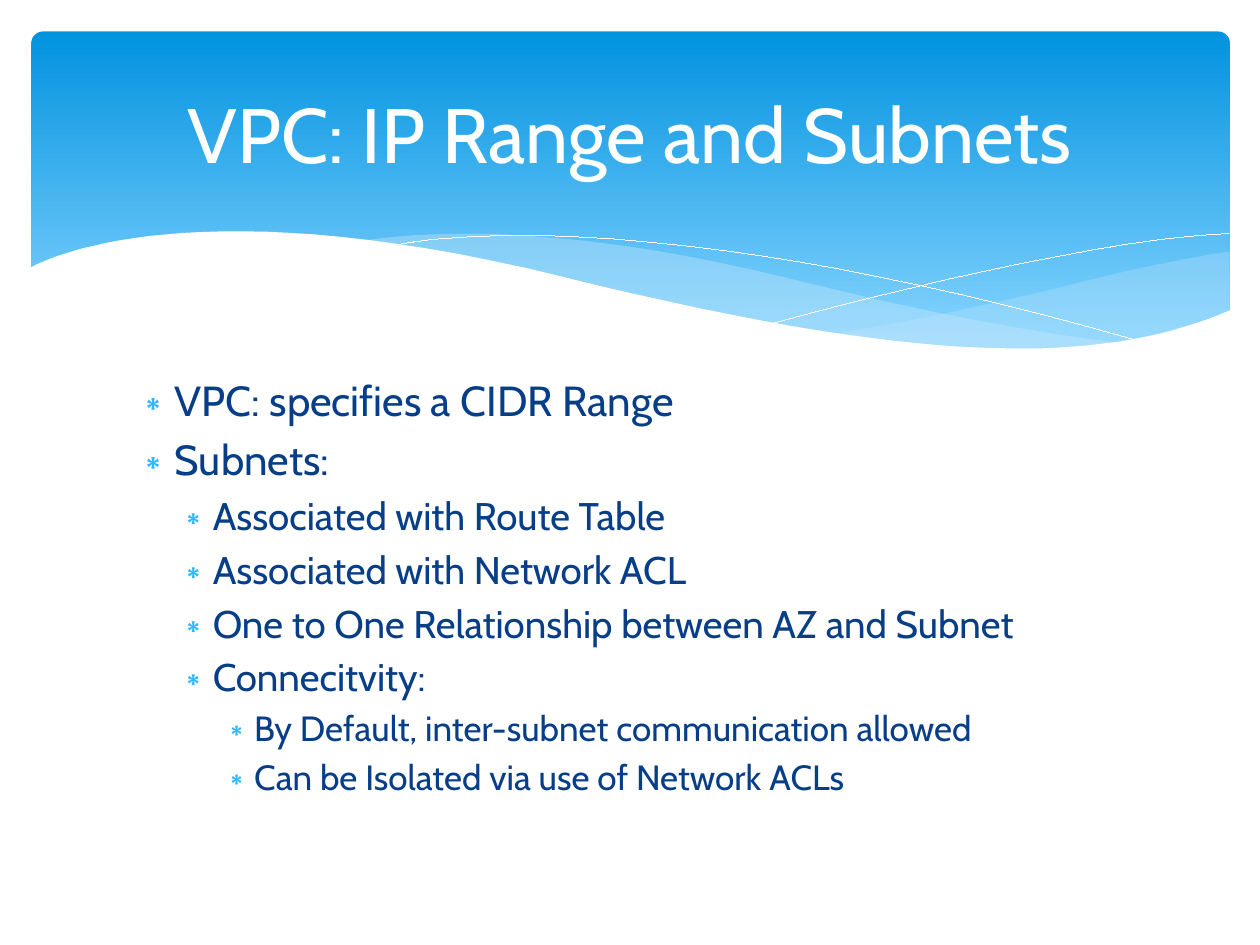
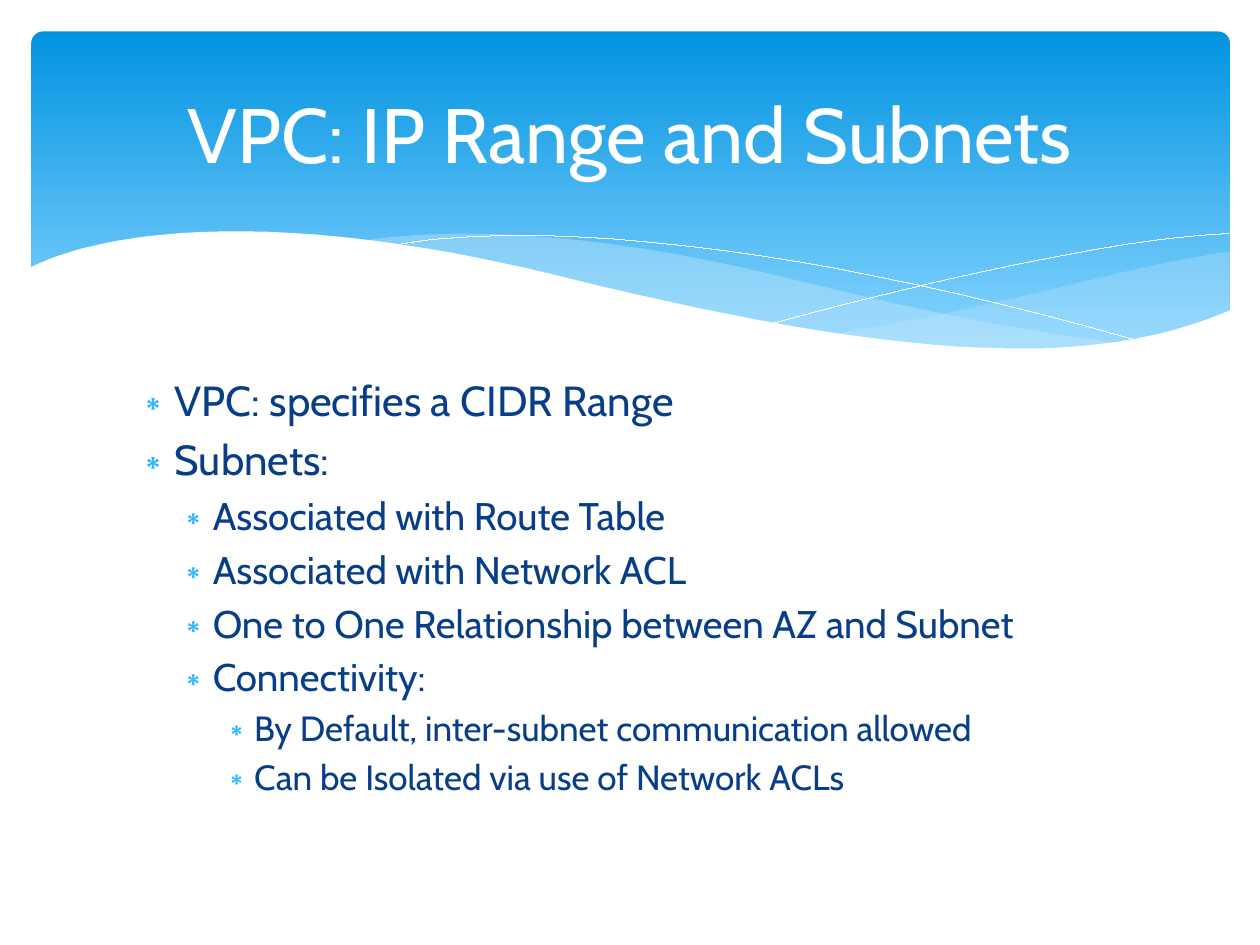
Before and after one commit to cloudavail/awstraining, a slide deck: slide 4 of aws-vpc/aws-vpc.pptx. Drawn at 1260x945 pixels with LibreOffice and Linux fonts; fonts in the diff are those of the drawing. Boxes give left, top, right and bottom in pixels: in the first picture for what was removed or moved away, otherwise in the second. Text is boxed around its words. In the diff, an @@ line names an element or a change of style, - is before the commit and + after.

```diff
--- a/aws-vpc/aws-vpc.pptx
+++ b/aws-vpc/aws-vpc.pptx
@@ text at (213, 663, 426, 701): text changed @@
-  ∗ Connecitvity:
+  ∗ Connectivity:
```
Also in this commit, not shown: 1 other slide changed, 5 other files.
